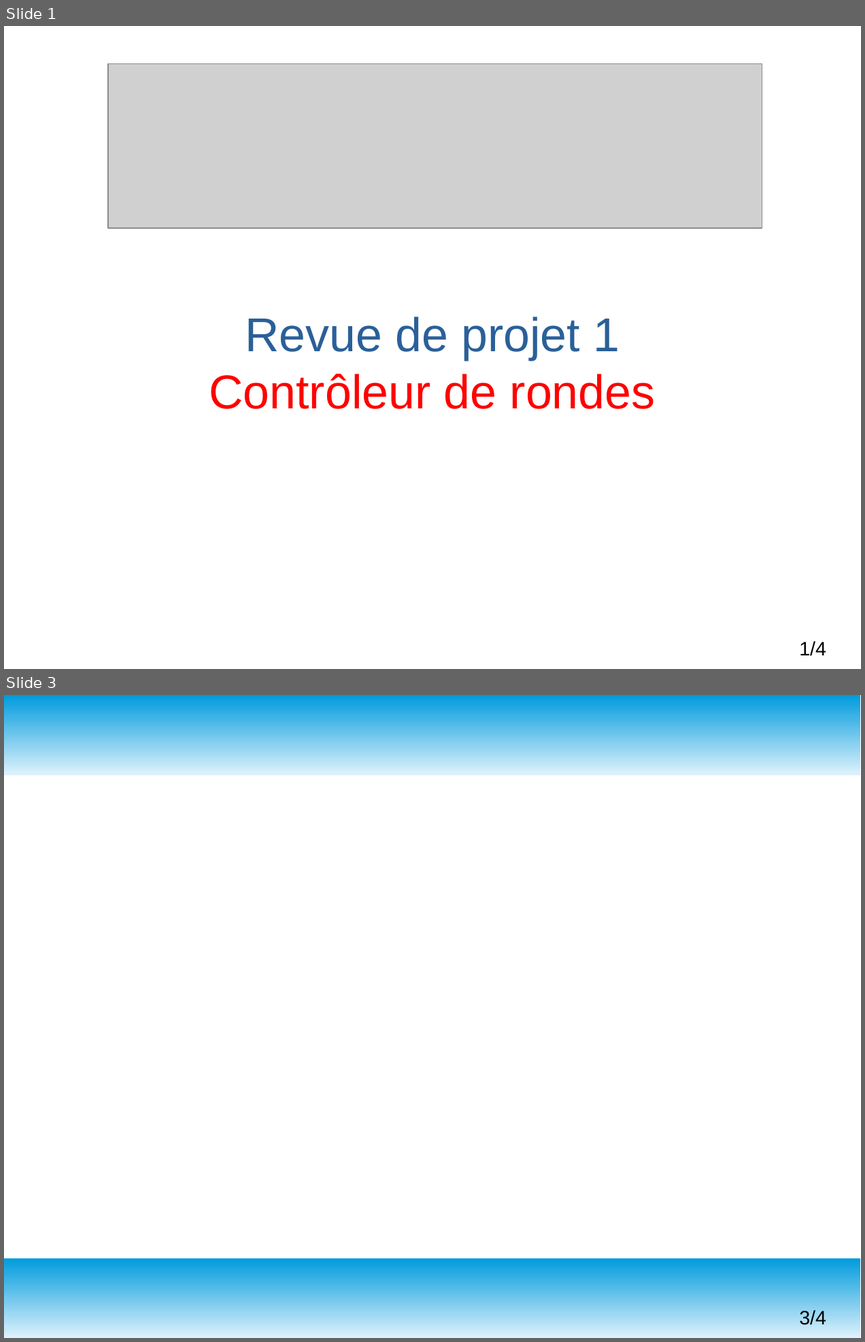
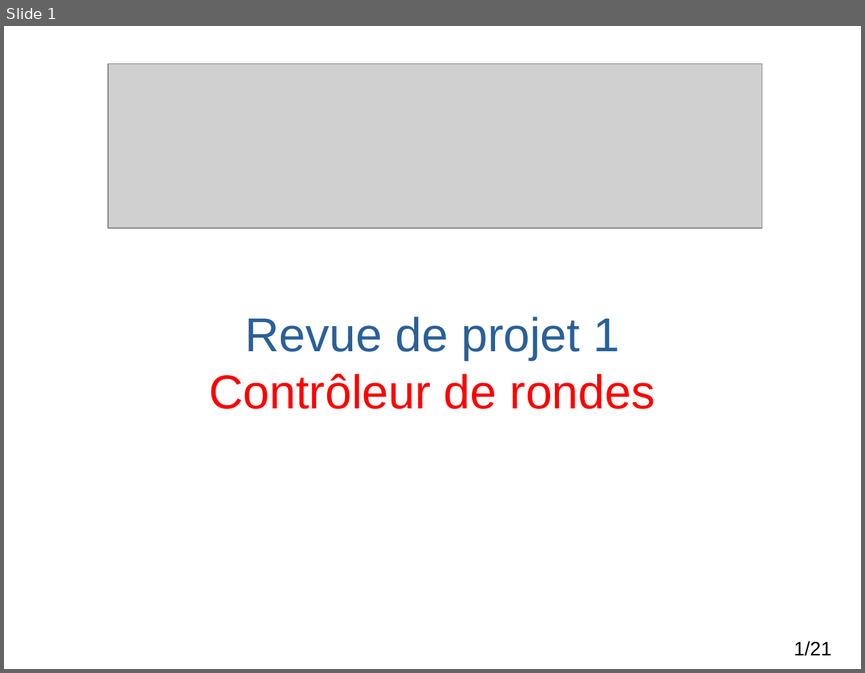
Before and after one commit to msoulard/ControleurDeRondes, a slide deck: Maëva/Diapo Revue 1.odp. Shown one above the other, each under a label of ours: slides 1 and 3 before the commit, slide 1 after it; the slides between them are not shown. The pictures are 865x1342 and 865x673 pixels, drawn with LibreOffice and Linux fonts; fonts in the diff are those of the drawing; grey boxes stand for pictures; background and template pictures are left out. Boxes give left, top, right and bottom in pixels: in the first picture for what was removed or moved away, otherwise in the second. Text is boxed around its words. In the diff, an @@ line names an element or a change of style, - is before the commit and + after.

```diff
--- a/Maëva/Diapo Revue 1.odp
+++ b/Maëva/Diapo Revue 1.odp
@@ slide 3 removed at <box>4,695,861,1338</box>, background #FFFFFF @@
@@ rectangle removed at <box>4,695,861,775</box> @@
@@ rectangle removed at <box>4,1258,861,1338</box> @@
@@ page number removed at <box>799,1310,826,1325</box> @@
-3/4
@@ page number at <box>793,641,832,656</box>: text changed @@
-1/4
+1/21
```
Also in this commit, not shown: 20 slides added, 2 other slides removed, 4 other files.
